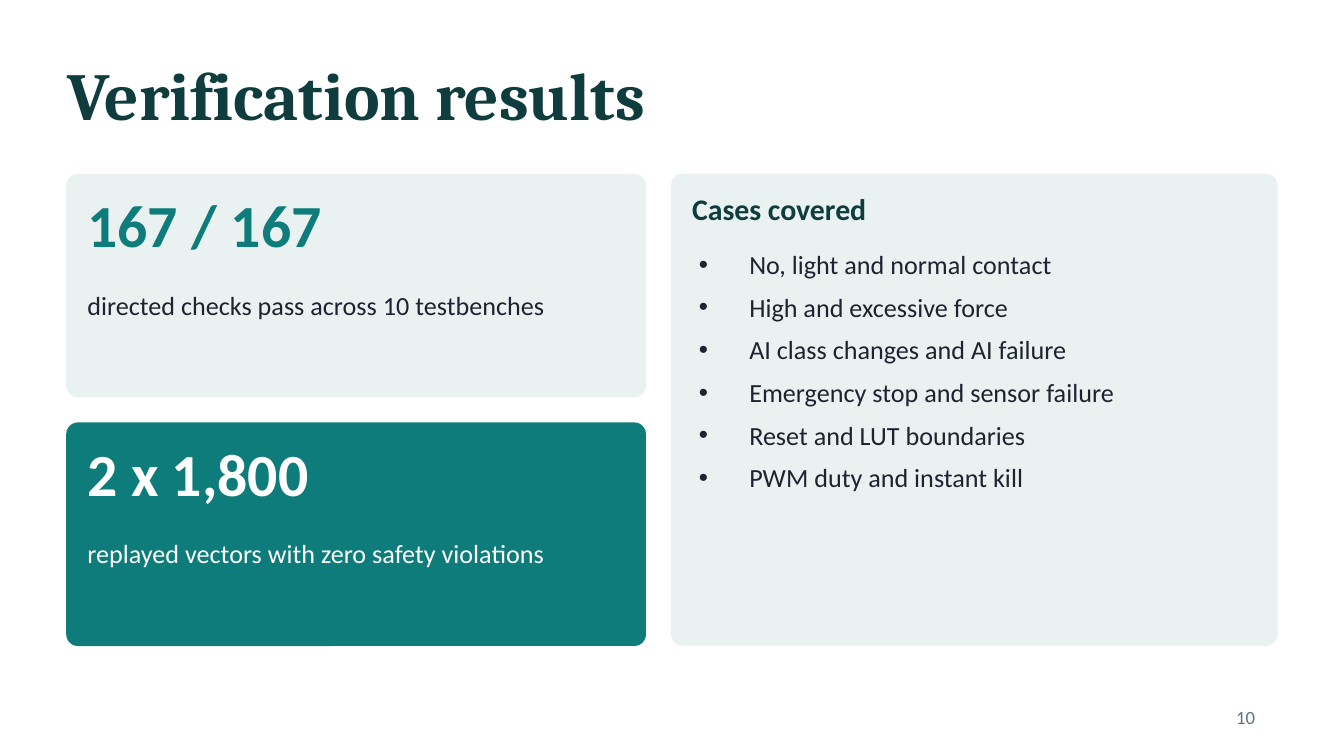
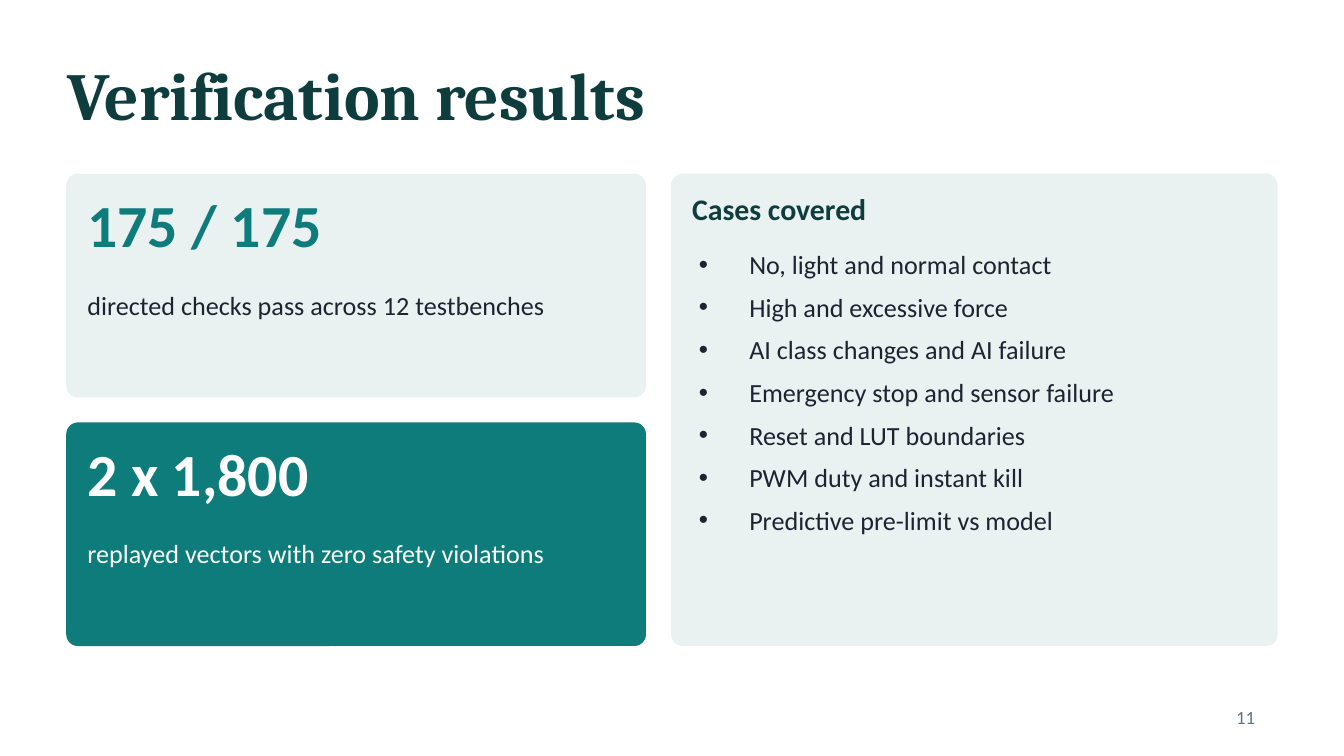
Before and after one commit to sanjiv283/tactile-reflex-system, a slide deck: slide 11 of docs/tactile_reflex_system.pptx (slide 10 before the commit). Drawn at 1344x756 pixels with LibreOffice and Linux fonts; fonts in the diff are those of the drawing. Boxes give left, top, right and bottom in pixels: in the first picture for what was removed or moved away, otherwise in the second. Text is boxed around its words. In the diff, an @@ line names an element or a change of style, - is before the commit and + after.

```diff
--- a/docs/tactile_reflex_system.pptx
+++ b/docs/tactile_reflex_system.pptx
@@ text at (87, 208, 322, 248): text changed @@
-167 / 167
+175 / 175
@@ text at (87, 297, 544, 320): text changed @@
-directed checks pass across 10 testbenches
+directed checks pass across 12 testbenches
@@ text at (749, 512, 1052, 535): paragraph added @@
+• Predictive pre-limit vs model
@@ page number at (1236, 712, 1255, 724): text changed @@
-10
+11
```
Also in this commit, not shown: 2 other slides changed, 2 slides added, 29 other files.
